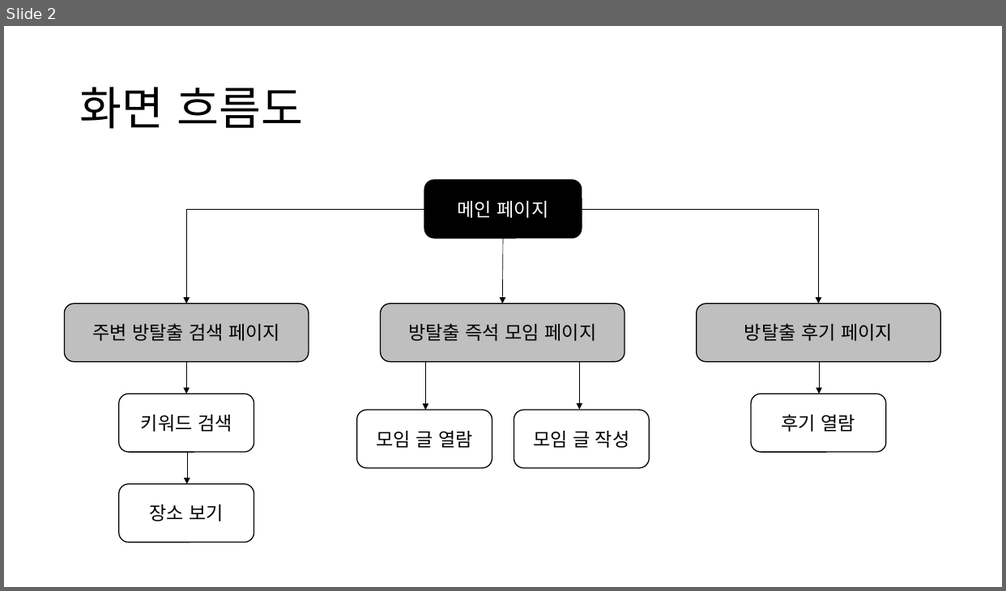
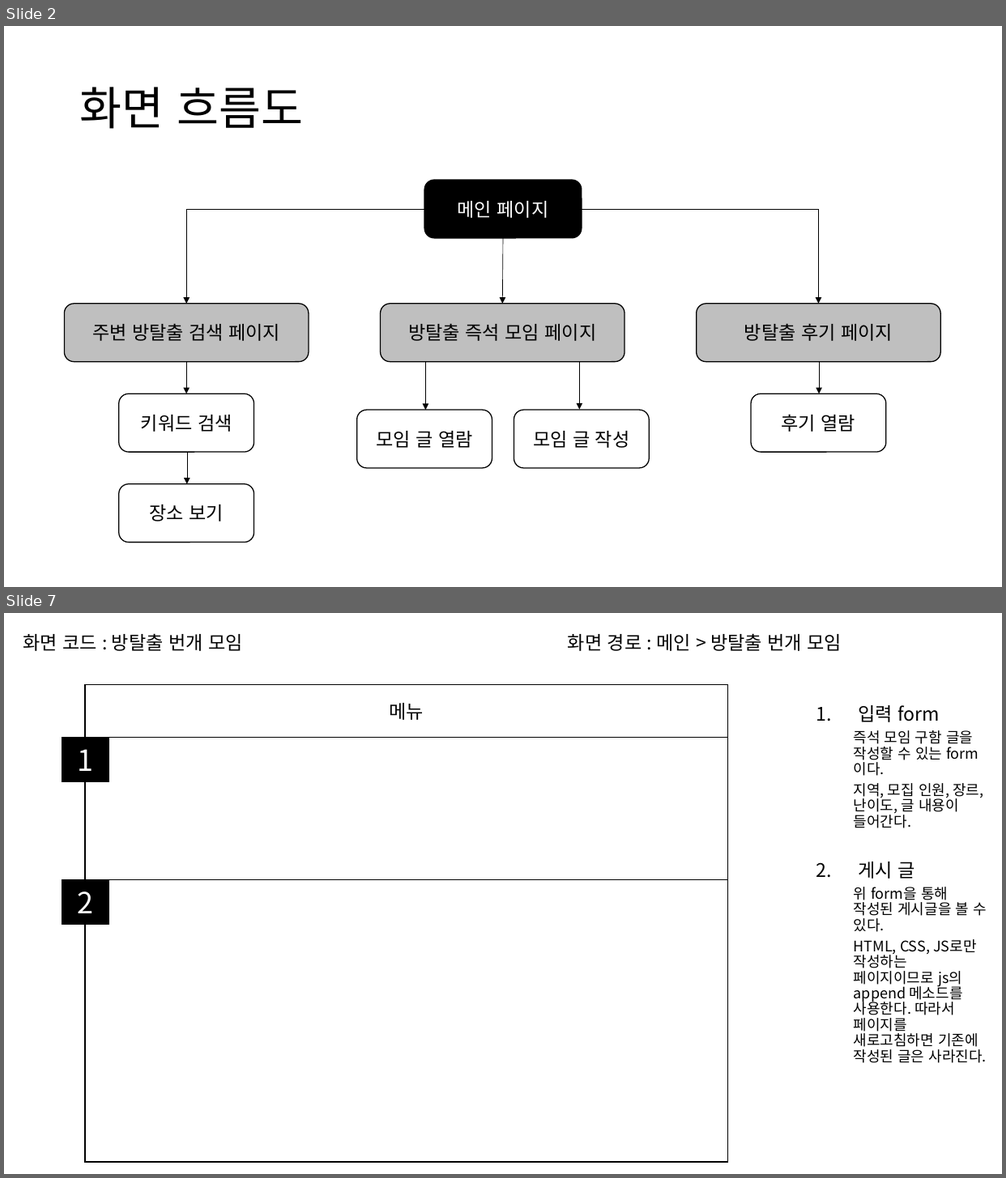
Before and after one commit to MJKim99/Frontend-Study, a slide deck: myweb/doc/UI 설계 문서.pptx. Shown one above the other, each under a label of ours: slide 2 before the commit, slides 2 and 7 after it; the slides between them are not shown. The pictures are 1006x591 and 1006x1178 pixels, drawn with LibreOffice and Linux fonts; fonts in the diff are those of the drawing. Boxes give left, top, right and bottom in pixels: in the first picture for what was removed or moved away, otherwise in the second. Text is boxed around its words. In the diff, an @@ line names an element or a change of style, - is before the commit and + after.

Commit message:
doc 편집
UI 설계 문서 작성
스토리보드 추가

```diff
--- a/myweb/doc/UI 설계 문서.pptx
+++ b/myweb/doc/UI 설계 문서.pptx
@@ slide 7 added at (x1=4, y1=613, x2=1002, y2=1174), background #FFFFFF @@
@@ text added at (x1=23, y1=633, x2=243, y2=651), 18 pt, text #000000 @@
+화면 코드 : 방탈출 번개 모임
@@ text added at (x1=568, y1=633, x2=842, y2=651), 18 pt, text #000000 @@
+화면 경로 : 메인 > 방탈출 번개 모임
@@ rectangle added at (x1=85, y1=685, x2=727, y2=737), fill #FFFFFF, outline #000000 1 pt, 18 pt, text #000000 @@
+메뉴
@@ text added at (x1=854, y1=705, x2=987, y2=1063), 14 pt, text #000000 @@
+1. 입력 form
+  즉석 모임 구함 글을 작성할 수 있는 form이다.
+  지역, 모집 인원, 장르, 난이도, 글 내용이 들어간다.
+2. 게시 글
+  위 form을 통해 작성된 게시글을 볼 수 있다.
+  HTML, CSS, JS로만 작성하는 페이지이므로 js의 append 메소드를 사용한다. 따라서 페이지를 새로고침하면 기존에 작성된 글은 사라진다.
@@ rectangle added at (x1=62, y1=737, x2=108, y2=781), fill #000000, outline #000000 1 pt, 28 pt, text #FFFFFF @@
+1
@@ rectangle added at (x1=85, y1=737, x2=727, y2=880), fill #FFFFFF, outline #000000 1 pt @@
@@ rectangle added at (x1=62, y1=880, x2=108, y2=924), fill #000000, outline #000000 1 pt, 28 pt, text #FFFFFF @@
+2
@@ rectangle added at (x1=85, y1=880, x2=727, y2=1162), fill #FFFFFF, outline #000000 1 pt @@
```
Also in this commit, not shown: 1 slide changed, 5 other slides added, 1 slide removed.
